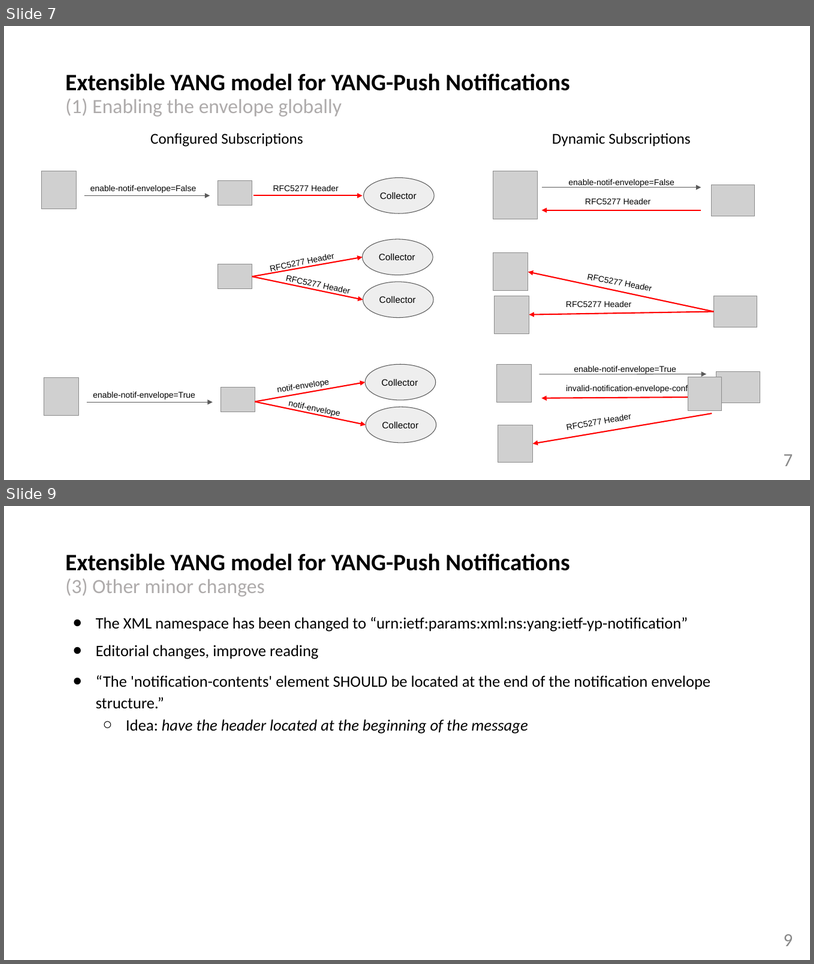
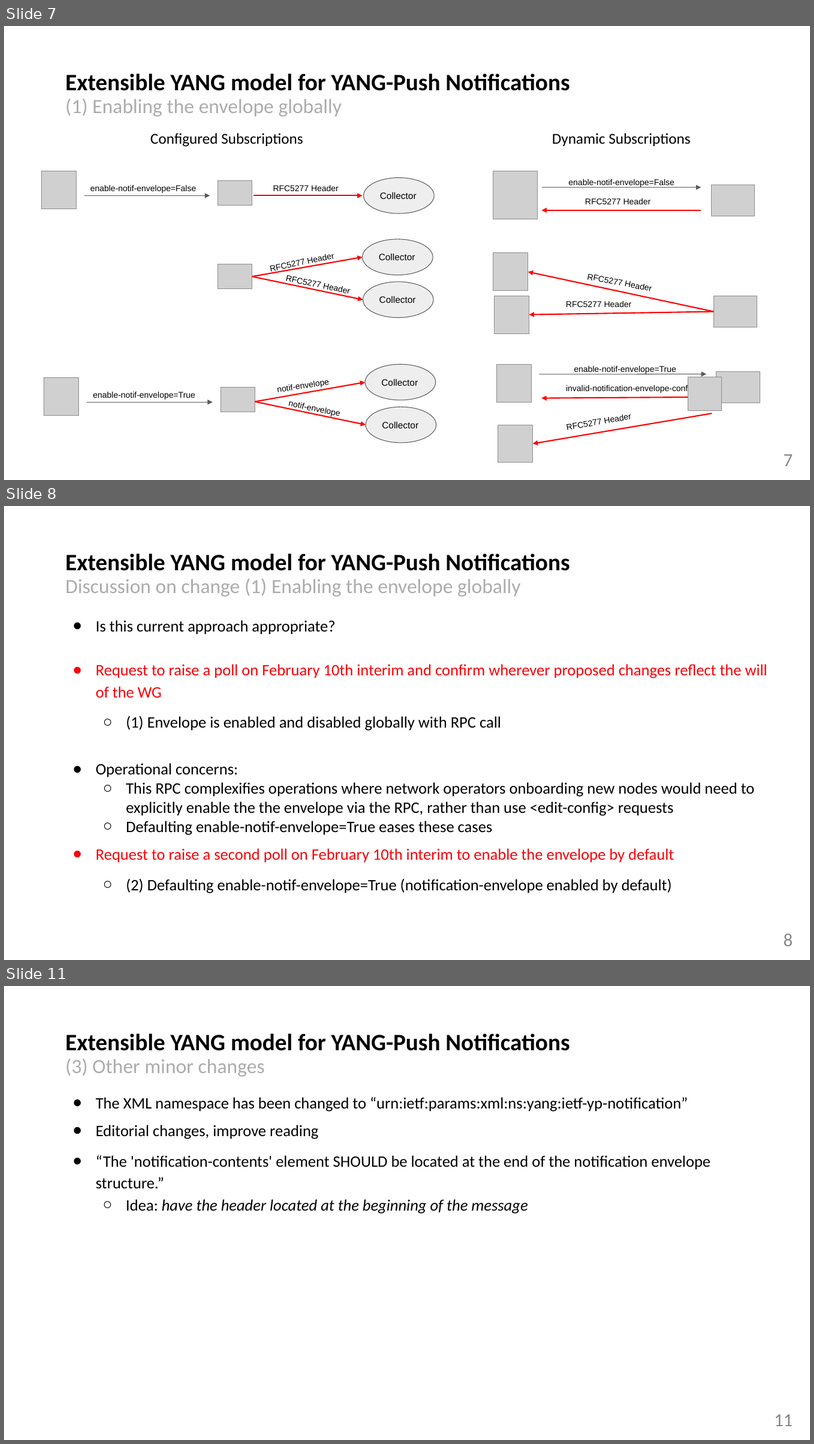
Before and after one commit to network-analytics/ietf-network-analytics-document-status, a slide deck: 122/NETCONF/netconf-nmop-interim-draft-netana-netconf-notif-envelope-02.pptx. Shown one above the other, each under a label of ours: slides 7 and 9 before the commit, slides 7, 8 and 11 after it; the slides between them are not shown. The pictures are 814x964 and 814x1444 pixels, drawn with LibreOffice and Linux fonts; fonts in the diff are those of the drawing; grey boxes stand for pictures. Boxes give left, top, right and bottom in pixels: in the first picture for what was removed or moved away, otherwise in the second. Text is boxed around its words. In the diff, an @@ line names an element or a change of style, - is before the commit and + after.

Commit message:
notif-envelope

```diff
--- a/122/NETCONF/netconf-nmop-interim-draft-netana-netconf-notif-envelope-02.pptx
+++ b/122/NETCONF/netconf-nmop-interim-draft-netana-netconf-notif-envelope-02.pptx
@@ slide 8 added at bbox=[4, 506, 810, 960], background #FFFFFF @@
@@ title added at bbox=[65, 553, 570, 597], 24 pt, text #AEABAB @@
+Extensible YANG model for YANG-Push Notifications
+Discussion on change (1) Enabling the envelope globally
@@ text added at bbox=[96, 620, 768, 893], 19 pt, text #000000 @@
+● Is this current approach appropriate?
+● Request to raise a poll on February 10th interim and confirm wherever proposed changes reflect the will of the WG
+  ○ (1) Envelope is enabled and disabled globally with RPC call
+● Operational concerns:
+  ○ This RPC complexifies operations where network operators onboarding new nodes would need to explicitly enable the the envelope via the RPC, rather than use <edit-config> requests
+  ○ Defaulting enable-notif-envelope=True eases these cases
+● Request to raise a second poll on February 10th interim to enable the envelope by default
+  ○ (2) Defaulting enable-notif-envelope=True (notification-envelope enabled by default)
@@ page number added at bbox=[784, 933, 794, 946], 22 pt, text #888888 @@
+8
@@ what was slide 9 is now slide 11 @@
@@ page number at bbox=[774, 1414, 793, 1426]: text changed @@
-9
+11
```
Also in this commit, not shown: 9 slides changed, 1 other slide added, 1 other file.
